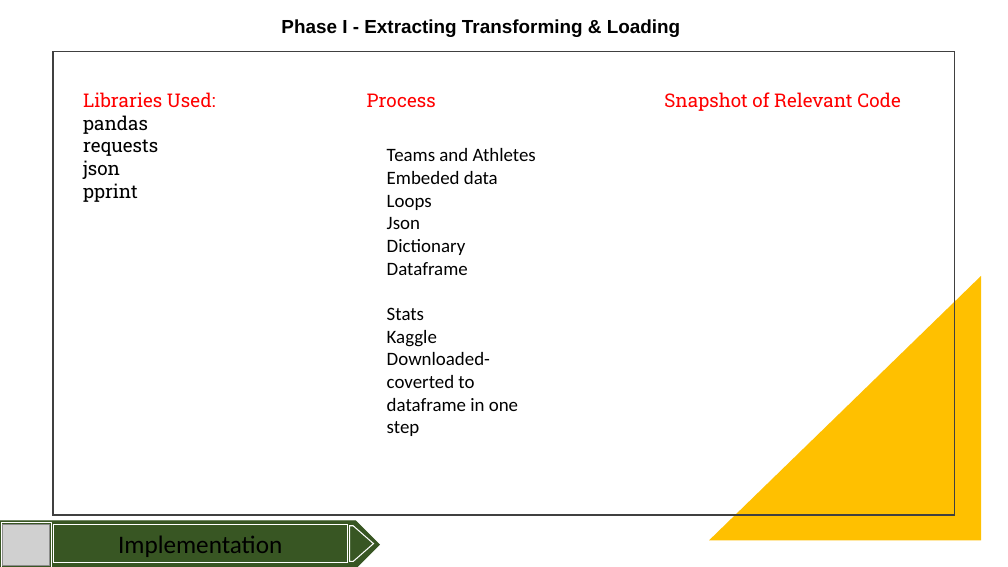
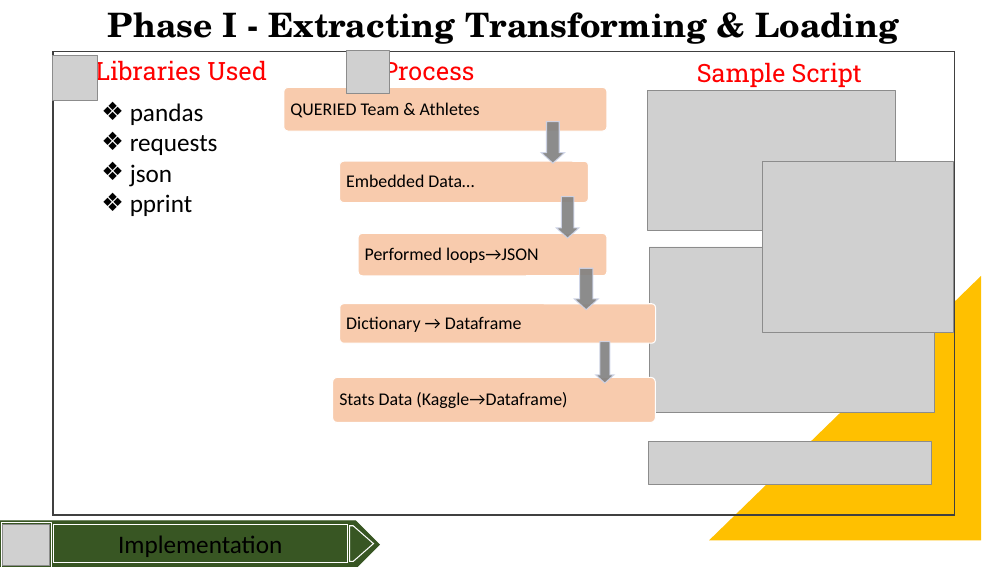
Before and after one commit to gusmendesbh/project3-group1, a slide deck: slide 7 of files/slides/Slide_deck.pptx (slide 6 before the commit). Drawn at 1008x567 pixels with LibreOffice and Linux fonts; fonts in the diff are those of the drawing; grey boxes stand for pictures. Boxes give left, top, right and bottom in pixels: in the first picture for what was removed or moved away, otherwise in the second. Text is boxed around its words. In the diff, an @@ line names an element or a change of style, - is before the commit and + after.

Commit message:
updated slide deck

```diff
--- a/files/slides/Slide_deck.pptx
+++ b/files/slides/Slide_deck.pptx
@@ text "Phase I - Extracting Transforming ...": place and size @@
-text "Phase I - Extracting Transforming ..." at <box>281,19,680,38</box>
+text "Phase I - Extracting Transforming ..." at <box>108,12,899,44</box>
@@ text "Phase I - Extracting Transforming ..." at <box>108,12,899,44</box>: size 18 to 32 pt, font Arial to TeX Gyre Schola @@
@@ picture added at <box>53,55,98,101</box> @@
@@ text at <box>95,57,267,86</box>: text changed; size 18 to 24 pt; text colour #000000 to #FF0000 @@
-Libraries Used:
-pandas
-requests
-json
-pprint
+Libraries Used
@@ picture added at <box>346,51,389,94</box> @@
@@ text "Process": place and size @@
-text "Process" at <box>367,93,436,107</box>
+text "Process" at <box>382,57,474,86</box>
@@ text "Process" at <box>382,57,474,86</box>: size 18 to 24 pt @@
@@ text at <box>697,62,862,87</box>: text changed; size 18 to 24 pt @@
-Snapshot of Relevant Code
+Sample Script
@@ text added at <box>130,103,218,216</box>, 24 pt, text #000000 @@
+❖ pandas
+❖ requests
+❖ json
+❖ pprint
@@ picture added at <box>648,90,895,231</box> @@
@@ text removed at <box>387,148,536,436</box> @@
-Teams and Athletes
-Embeded data
-Loops
-Json
-Dictionary
-Dataframe
-Stats
-Kaggle
-Downloaded-coverted to dataframe in one step
@@ picture added at <box>763,161,954,332</box> @@
@@ picture added at <box>650,247,935,413</box> @@
@@ group added at <box>284,88,656,423</box>: 5 rounded rectangles, 5 texts, 4 down arrows @@
+QUERIED Team & Athletes
+Embedded Data…
+Performed loops→JSON
+Dictionary → Dataframe
+Stats Data (Kaggle→Dataframe)
@@ picture added at <box>648,442,931,485</box> @@
```
Also in this commit, not shown: 8 other slides changed, 1 slide added.
